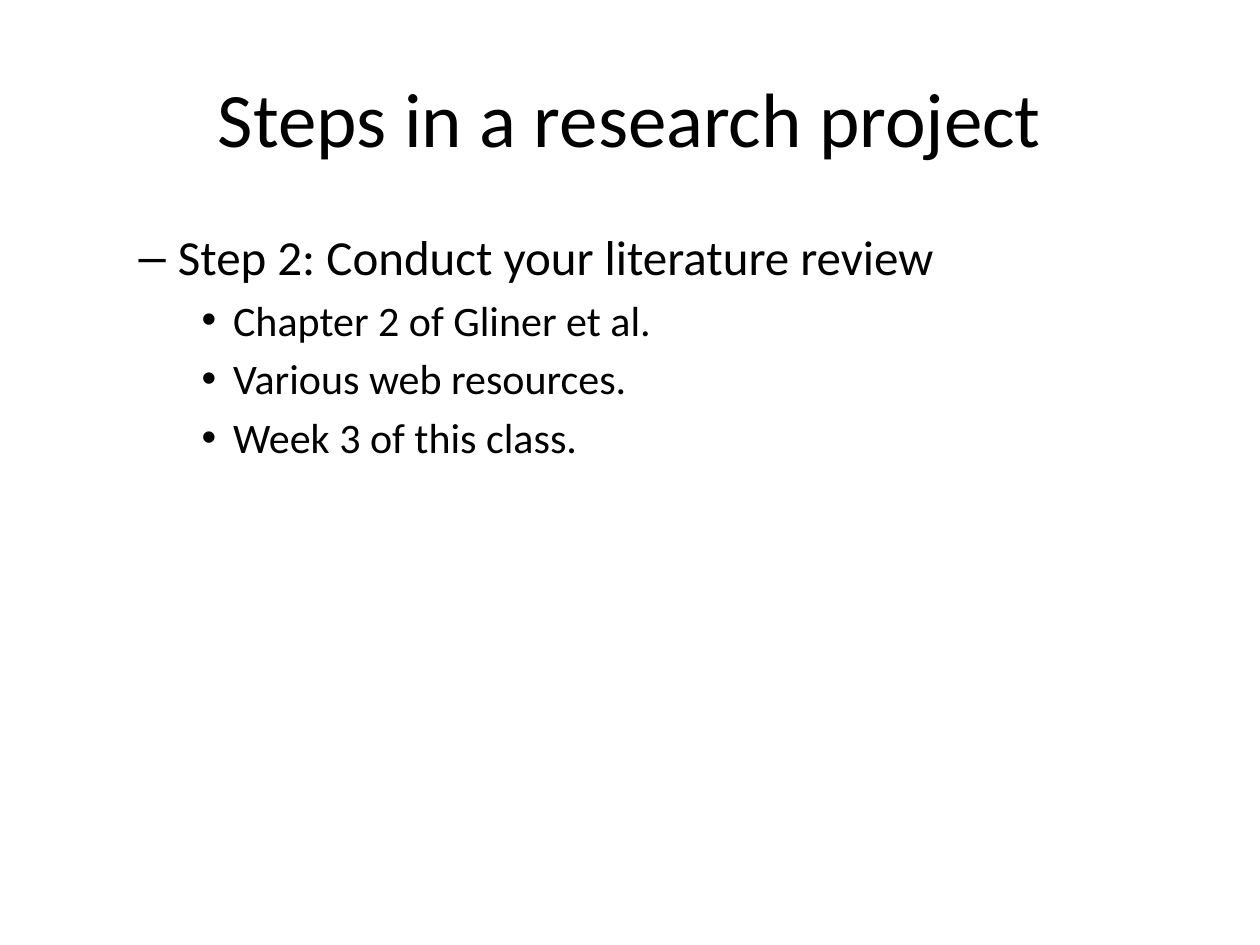
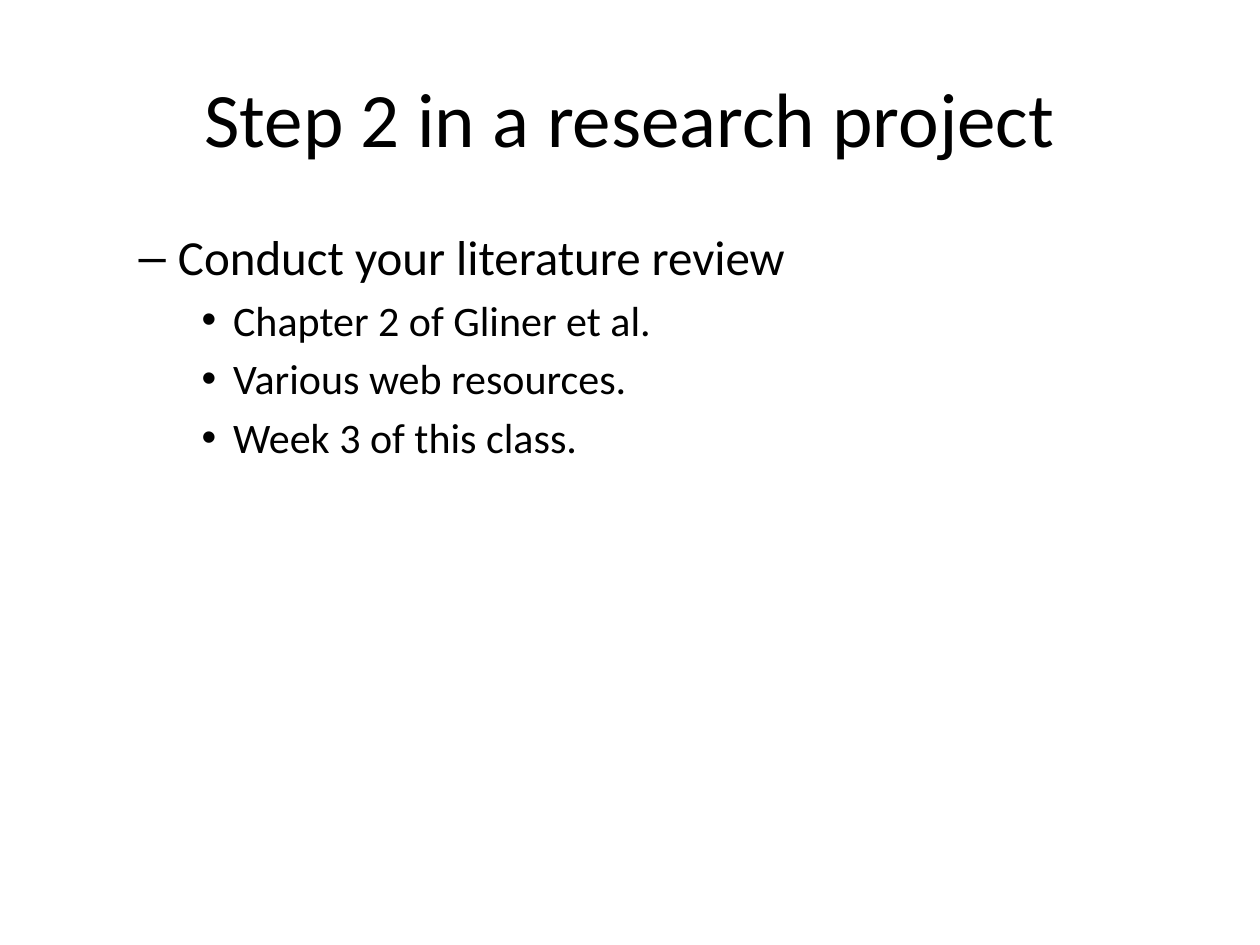
Before and after one commit to pmean/classes, a slide deck: slide 5 of clinical-research-methodology/results/video02-planning.pptx. Drawn at 1260x945 pixels with LibreOffice and Linux fonts; fonts in the diff are those of the drawing. Boxes give left, top, right and bottom in pixels: in the first picture for what was removed or moved away, otherwise in the second. Text is boxed around its words. In the diff, an @@ line names an element or a change of style, - is before the commit and + after.

```diff
--- a/clinical-research-methodology/results/video02-planning.pptx
+++ b/clinical-research-methodology/results/video02-planning.pptx
@@ title at bbox=[205, 93, 1053, 161]: text changed @@
-Steps in a research project
+Step 2 in a research project
@@ text at bbox=[178, 241, 785, 283]: text changed @@
-  – Step 2: Conduct your literature review
+  – Conduct your literature review
```
Also in this commit, not shown: 12 other slides changed, 17 other files.
